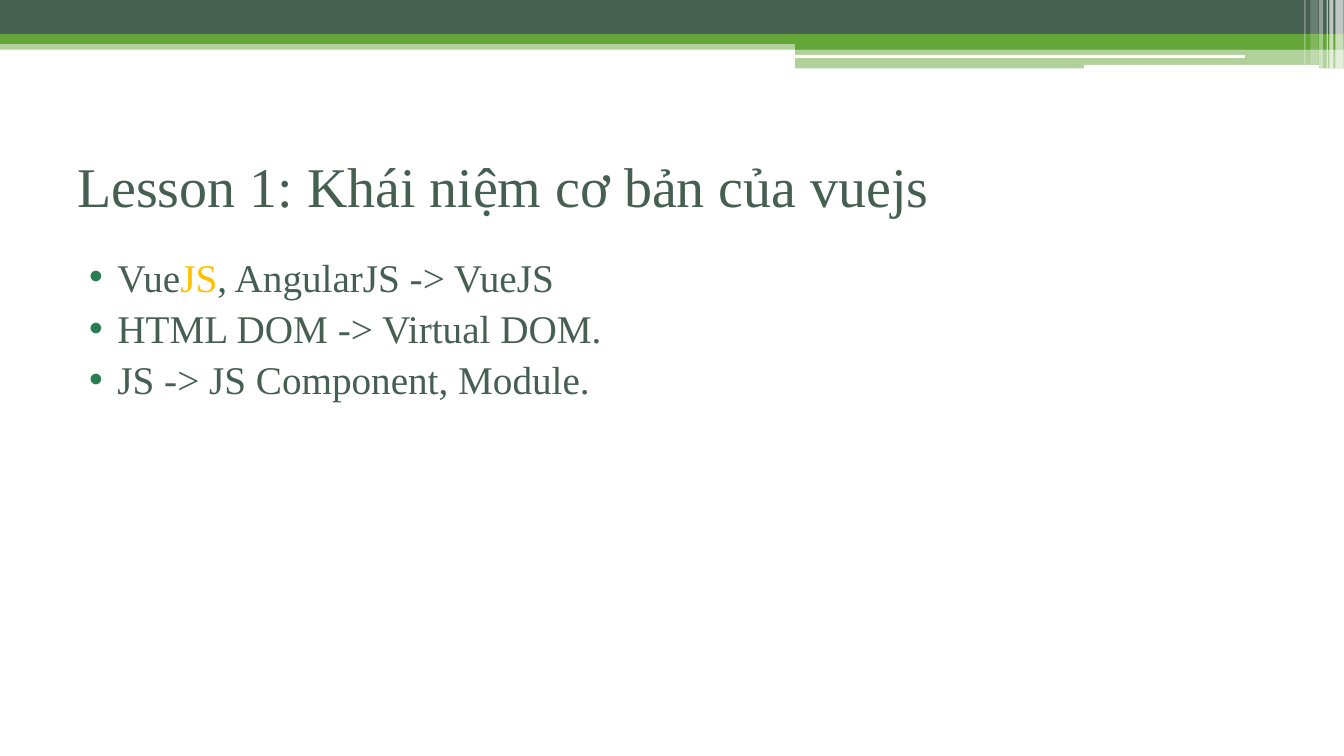
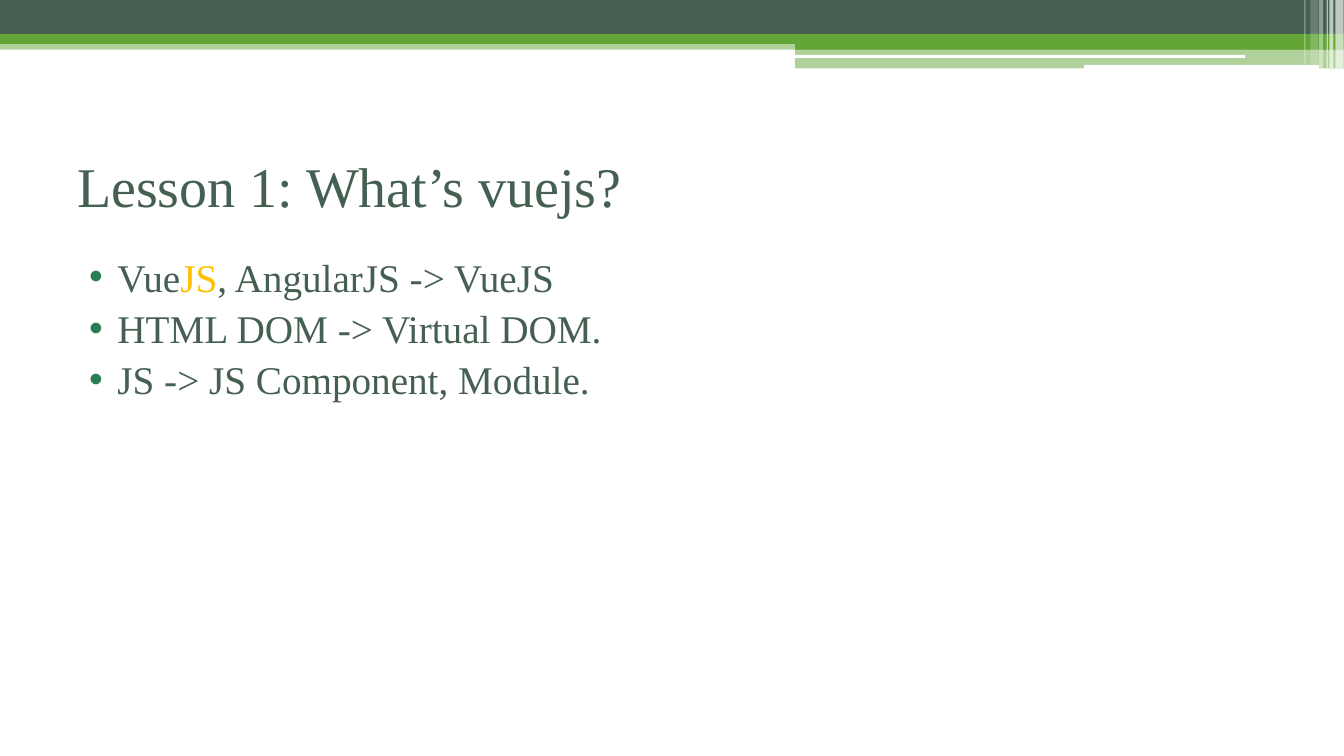
Before and after one commit to phamtuanchip/7dayswithvuejs, a slide deck: slide 4 of vuejs-2.0.pptx. Drawn at 1344x756 pixels with LibreOffice and Linux fonts; fonts in the diff are those of the drawing. Boxes give left, top, right and bottom in pixels: in the first picture for what was removed or moved away, otherwise in the second. Text is boxed around its words. In the diff, an @@ line names an element or a change of style, - is before the commit and + after.

```diff
--- a/vuejs-2.0.pptx
+++ b/vuejs-2.0.pptx
@@ title at [77, 168, 621, 217]: text changed @@
-Lesson 1: Khái niệm cơ bản của vuejs
+Lesson 1: What’s vuejs?
```
Also in this commit, not shown: 24 other slides changed, 2 slides added.
